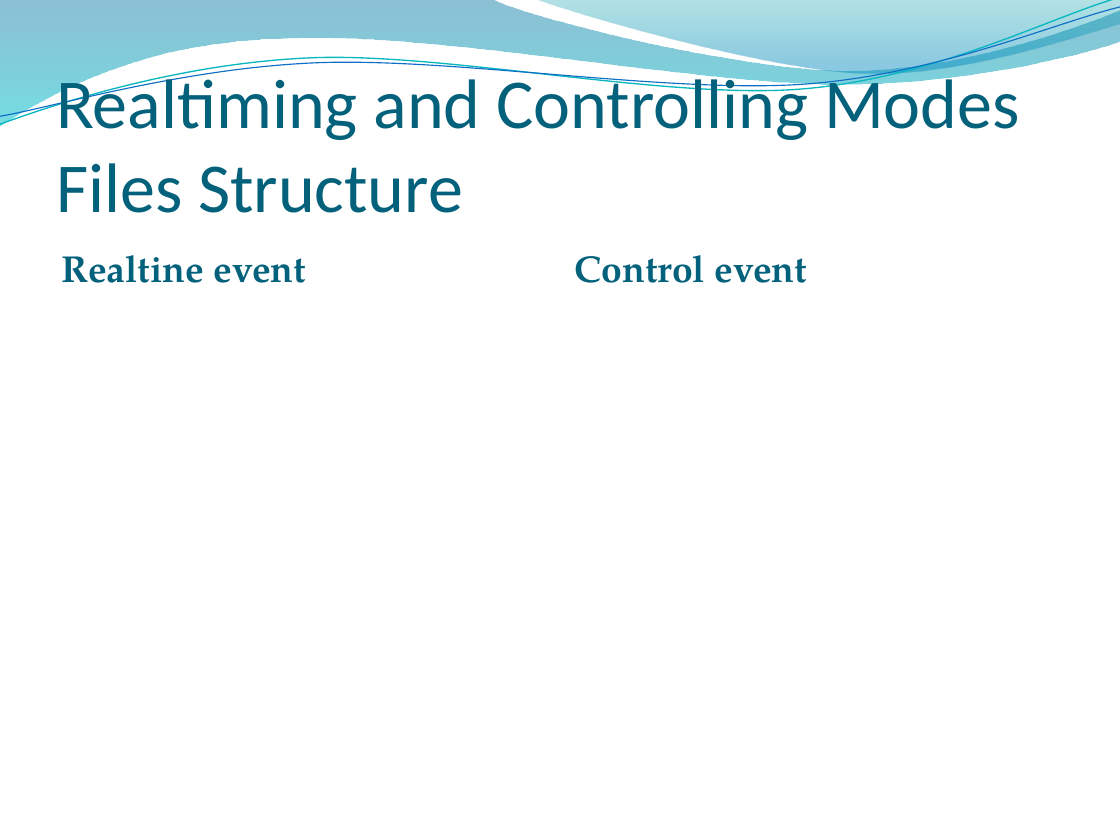
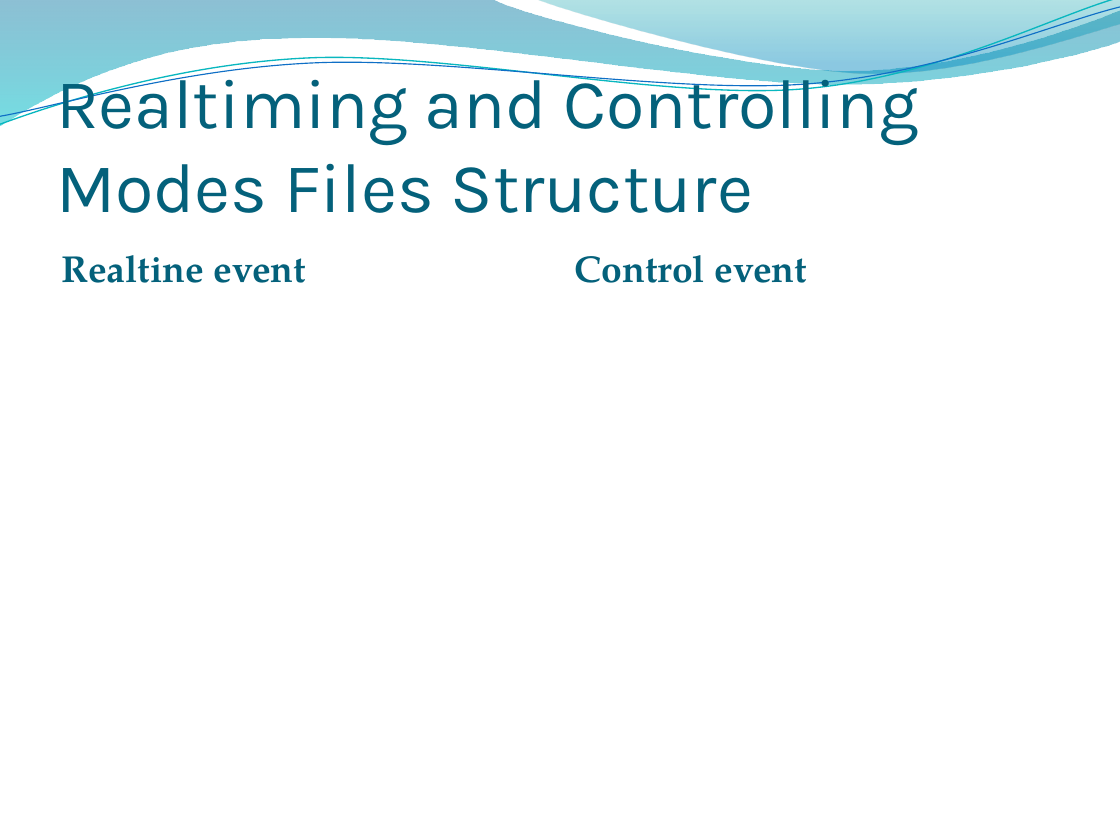
Before and after one commit to Serzol64/investportalAplex, a slide deck: slide 17 of PortalServices.pptx. Drawn at 1120x840 pixels with LibreOffice and Linux fonts; fonts in the diff are those of the drawing; background and template pictures are left out. Boxes give left, top, right and bottom in pixels: in the first picture for what was removed or moved away, otherwise in the second. Text is boxed around its words. In the diff, an @@ line names an element or a change of style, - is before the commit and + after.

```diff
--- a/PortalServices.pptx
+++ b/PortalServices.pptx
@@ title "Realtiming and Controlling Modes Files ..." at [56, 65, 919, 213]: font Calibri to Karla @@
```
Also in this commit, not shown: 16 other slides changed, 1 other file.
